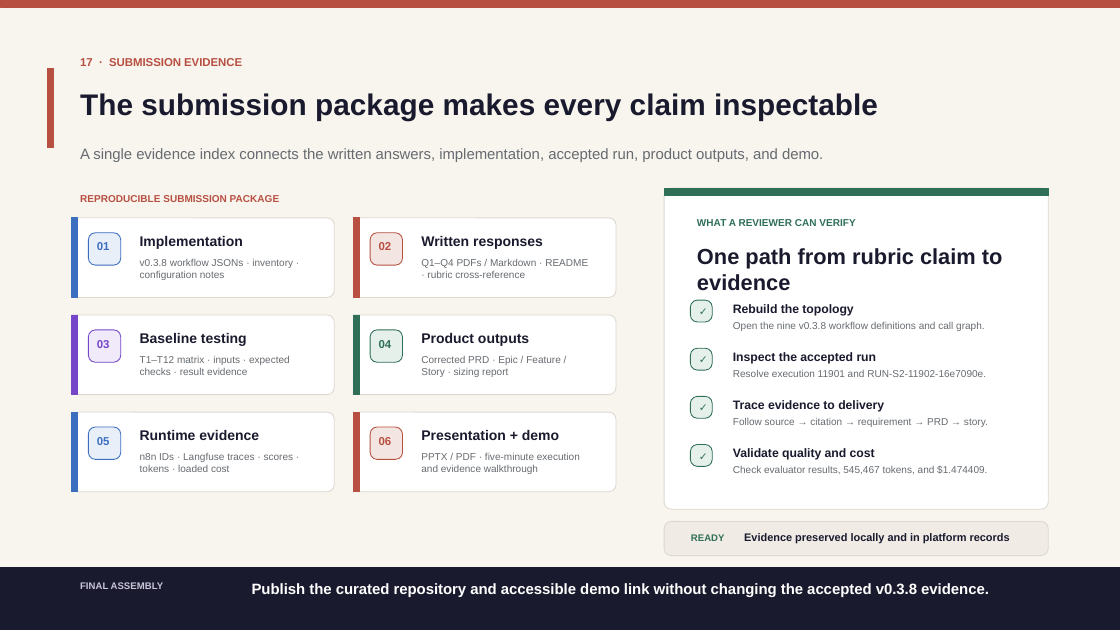
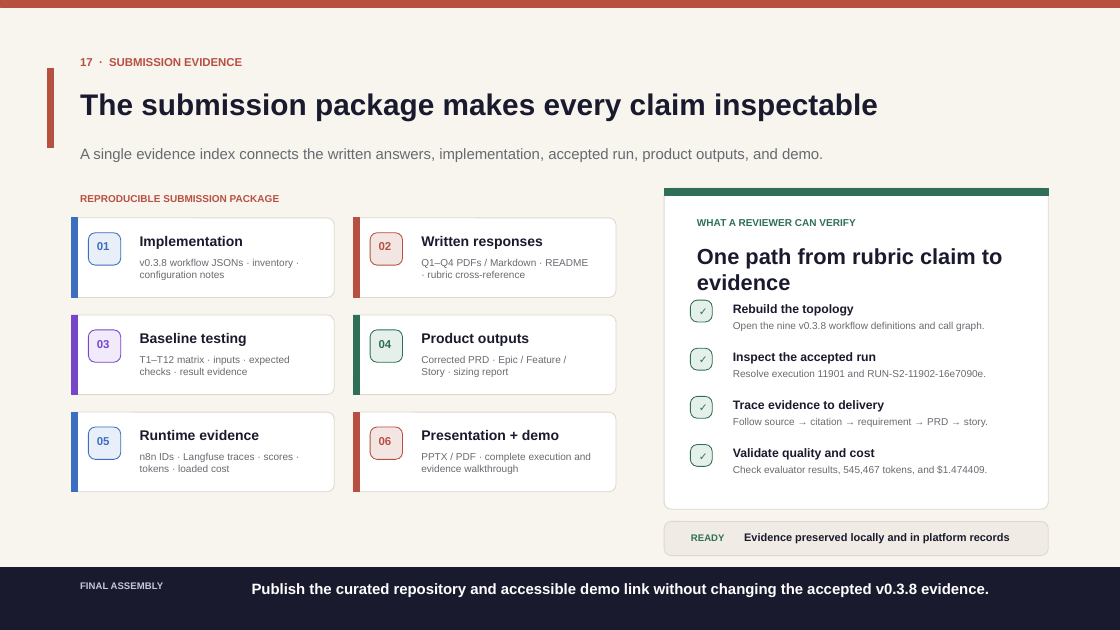
Before and after one commit to vppuri-vjra/prd-genie, a slide deck: slide 17 of releases/v0.3.8/presentation/PRD-Genie-Capstone-Presentation-v0.3.8.pptx. Drawn at 1120x630 pixels with LibreOffice and Linux fonts; fonts in the diff are those of the drawing. Boxes give left, top, right and bottom in pixels: in the first picture for what was removed or moved away, otherwise in the second. Text is boxed around its words. In the diff, an @@ line names an element or a change of style, - is before the commit and + after.

Commit message:
Update demo wording in final presentation

```diff
--- a/releases/v0.3.8/presentation/PRD-Genie-Capstone-Presentation-v0.3.8.pptx
+++ b/releases/v0.3.8/presentation/PRD-Genie-Capstone-Presentation-v0.3.8.pptx
@@ text at [421,453,591,474]: text changed @@
-PPTX / PDF · five-minute execution and evidence walkthrough
+PPTX / PDF · complete execution and evidence walkthrough
```
Also in this commit, not shown: 1 other file.
